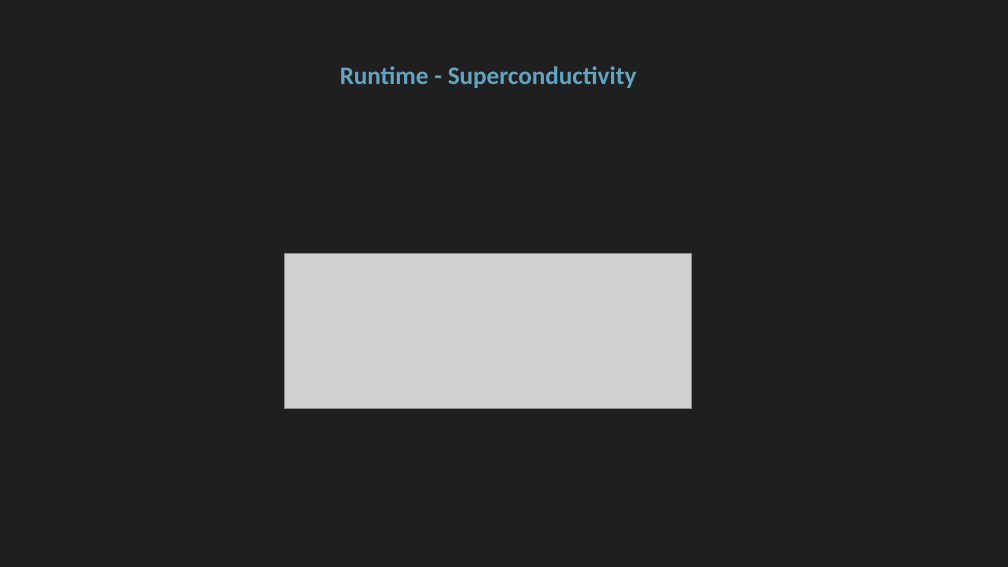
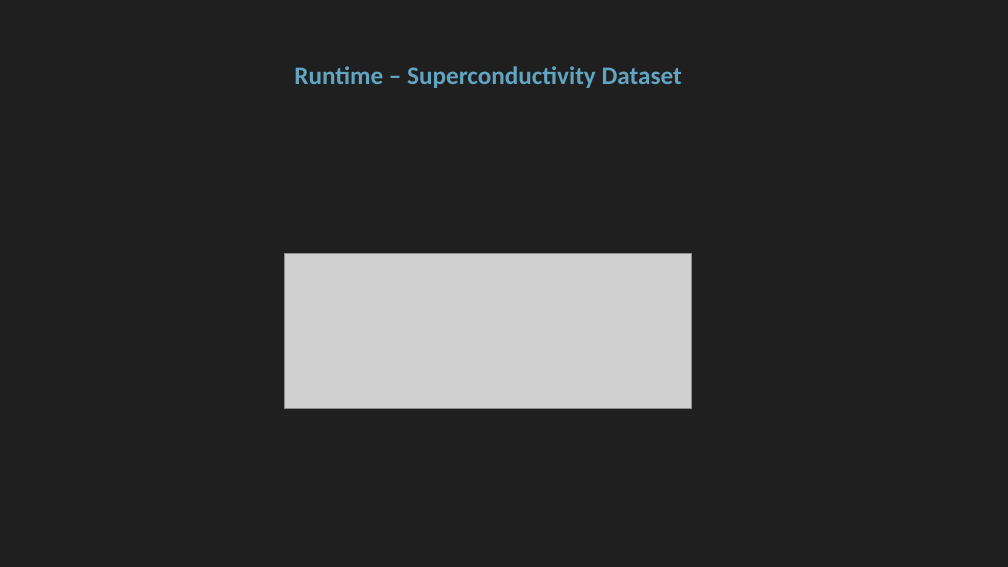
Before and after one commit to floengl/Machine-Learning, a slide deck: slide 18 of Exercise_2/Exercie2_slides.pptx. Drawn at 1008x567 pixels with LibreOffice and Linux fonts; fonts in the diff are those of the drawing; grey boxes stand for pictures. Boxes give left, top, right and bottom in pixels: in the first picture for what was removed or moved away, otherwise in the second. Text is boxed around its words. In the diff, an @@ line names an element or a change of style, - is before the commit and + after.

```diff
--- a/Exercise_2/Exercie2_slides.pptx
+++ b/Exercise_2/Exercie2_slides.pptx
@@ title at box(294, 66, 682, 88): text changed @@
-Runtime - Superconductivity
+Runtime – Superconductivity Dataset
```
Also in this commit, not shown: 7 other slides changed, 1 slide added.
